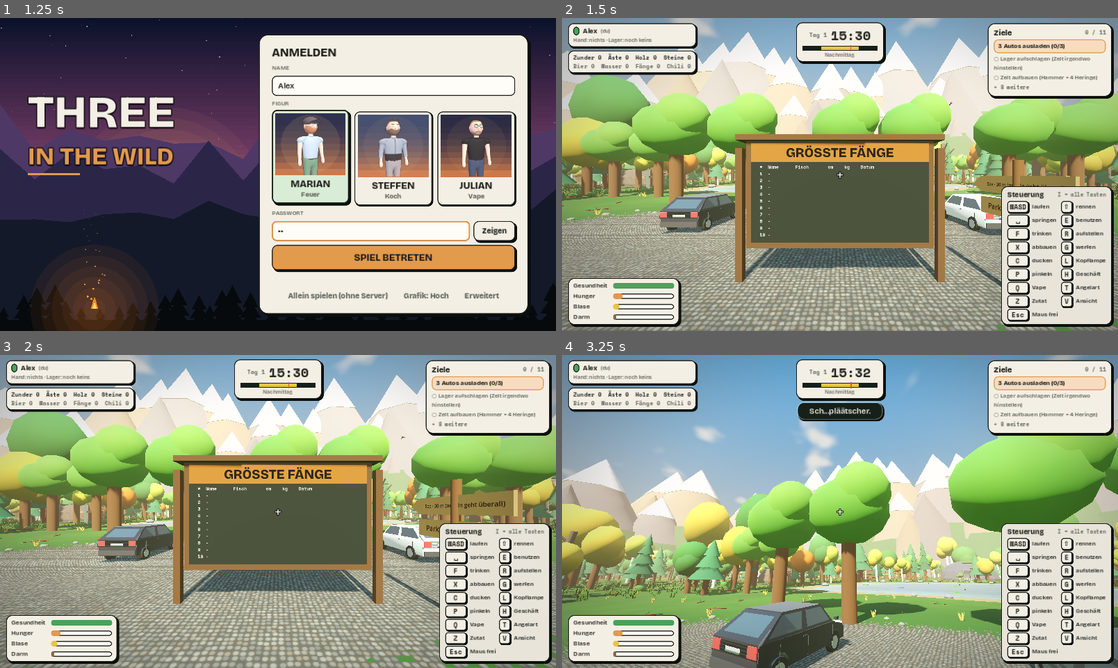
Above: before the commit, frames 1-4 (two rows, left to right).
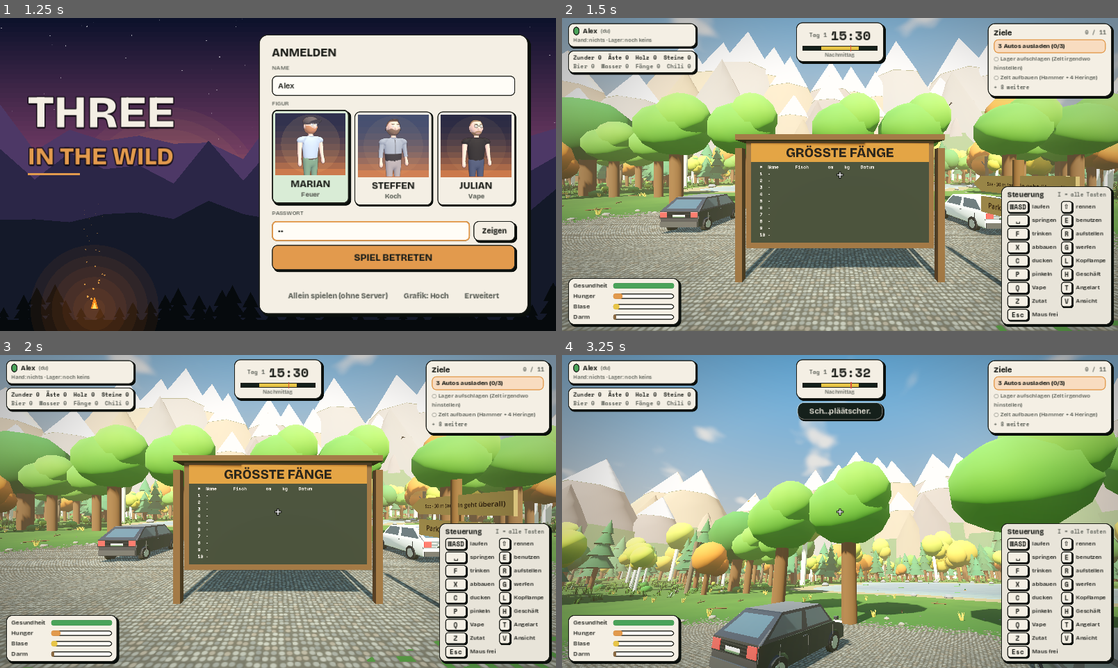
Above: after the commit, the same moments.

Repository: 7ulez/three-in-the-wild
Game: Godot game, scene res://menu.tscn
Same seed, same stepped clock (60 frames per second), same inputs: the game is played once before the commit and once after it.
Inputs (mouse positions are in pixels of both pictures, inside the frame that each line leads up to):
- Up to frame 1 (1.25 s): click (394, 86) at 0.52 s; type "Alex" at 0.6 s; click (372, 230) at 0.75 s; type "12" at 0.83 s
- Up to frame 2 (1.5 s): click "SPIEL BETRETEN" at 1.25 s
- Up to frame 3 (2 s): no input
- Up to frame 4 (3.25 s): tap Enter at 2 s; move the mouse to (867, 511) at 2.02 s; hold W from 2.03 s (still down); tap T at 2.1 s; click (867, 511) at 2.17 s; tap Space at 2.27, 3.02 s; move the mouse to (812, 511) at 2.77 s; tap P at 2.85 s

Frame 1 is identical in both runs. In frame 2, 5.6% of the frame differs, in the area x 0-100%, y 18-59%; in frame 3, 5.3%; in frame 4, 11%, in the area x 0-100%, y 44-84%.

Commit message:
Verstecke weit verteilt und ohne Wegweiser, gut versteckt
Co-Authored-By: Claude Sonnet 5.5 <noreply@anthropic.com>
Claude-Session: https://claude.ai/code/session_01FicyMBshYtiCihkErSPQQ5

Diff:
--- a/hideouts.gd
+++ b/hideouts.gd
@@ -4,11 +4,11 @@
 ## Die Plätze (x, z, Radius) sind für Bäume gesperrt.
 
 const SPOTS: Array = [
-	{"id": "fuchsbau", "x": -44.0, "z": -36.0, "r": 9.0},
-	{"id": "huette", "x": -30.0, "z": -64.0, "r": 10.0},
-	{"id": "tropf", "x": 0.0, "z": -76.0, "r": 13.0},
-	{"id": "baum", "x": 27.0, "z": -66.0, "r": 7.0},
-	{"id": "lager", "x": 43.0, "z": -38.0, "r": 8.0},
+	{"id": "fuchsbau", "x": -105.0, "z": 50.0, "r": 9.0},     # Südwesten, hinter dem Parkplatz
+	{"id": "huette", "x": -115.0, "z": -75.0, "r": 10.0},     # Nordwesten
+	{"id": "tropf", "x": 95.0, "z": 55.0, "r": 13.0},         # Südosten
+	{"id": "baum", "x": 10.0, "z": 72.0, "r": 7.0},           # Süden, direkt hinter dem Parkplatz
+	{"id": "lager", "x": 20.0, "z": -112.0, "r": 8.0},        # Norden, hinter dem See
 ]
 
 var main: Node
@@ -63,7 +63,6 @@
 				_mush(root, "gut", Vector3(-4.5, 0, 3))
 				_mush(root, "beere", Vector3(0, 0, 4.5))
 	_scatter_forest_traps()
-	_signs()
 	_pebbles()
 
 
Not shown, changed: web/index.html
Not shown, changed: web/index.js.gz
Not shown, changed: web/index.pck
Not shown, changed: web/index.pck.gz
Not shown, changed: web/index.wasm.gz
